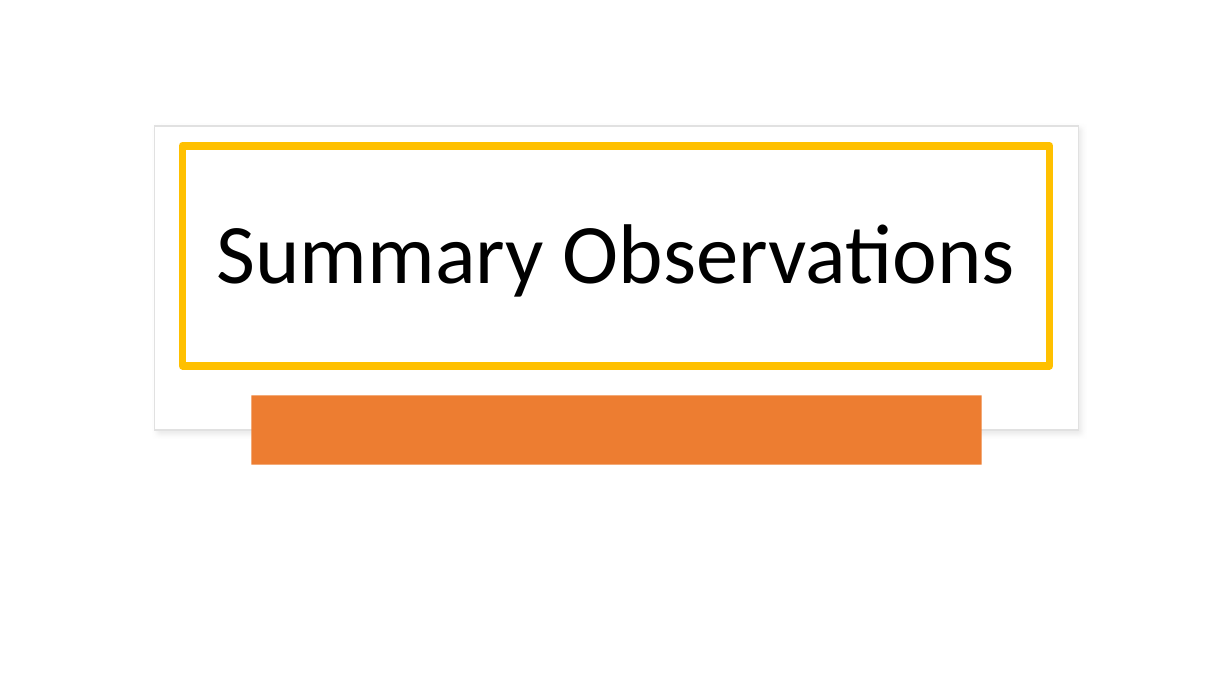
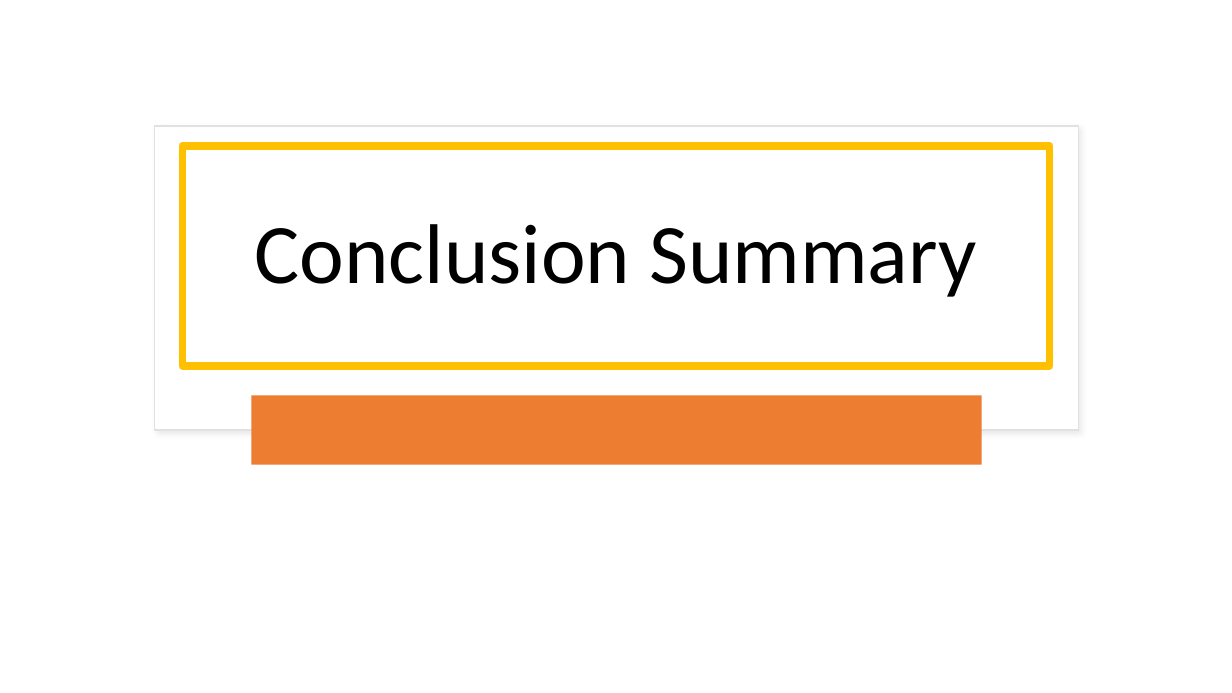
Before and after one commit to prachigoliwadekar/LendingClubCaseStudy, a slide deck: slide 34 of LendingClubCaseStudy.pptx (slide 25 before the commit). Drawn at 1232x693 pixels with LibreOffice and Linux fonts; fonts in the diff are those of the drawing. Boxes give left, top, right and bottom in pixels: in the first picture for what was removed or moved away, otherwise in the second. Text is boxed around its words. In the diff, an @@ line names an element or a change of style, - is before the commit and + after.

```diff
--- a/LendingClubCaseStudy.pptx
+++ b/LendingClubCaseStudy.pptx
@@ title at <box>255,224,976,297</box>: text changed @@
-Summary Observations
+Conclusion Summary
```
Also in this commit, not shown: 7 other slides changed, 16 slides added, 4 slides removed, 2 other files.
